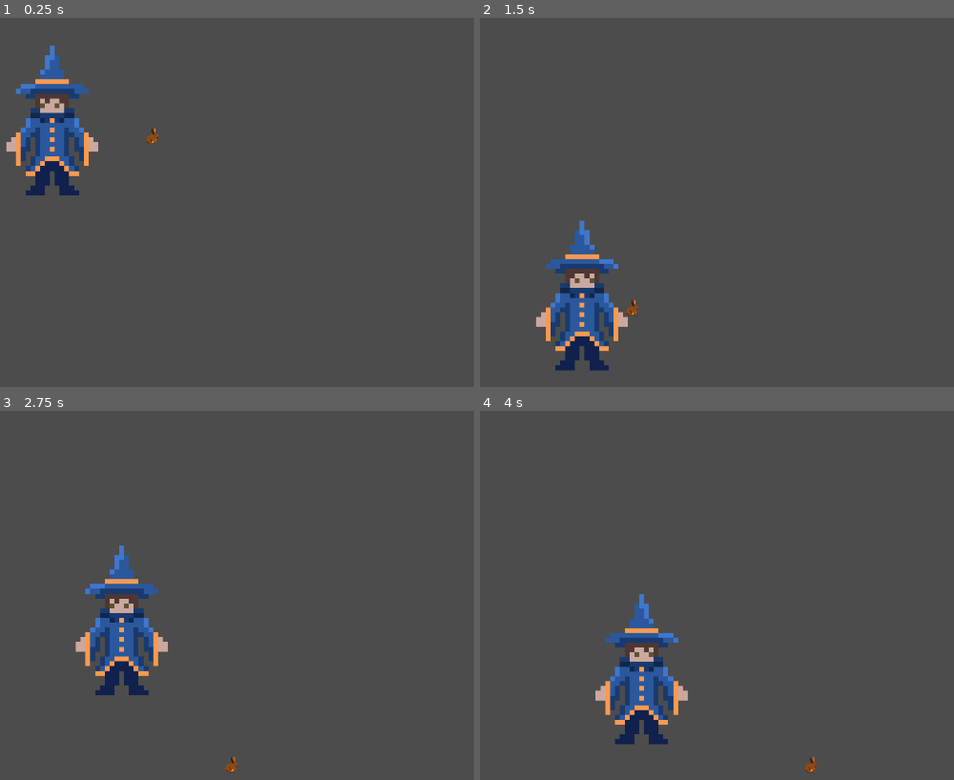
Above: before the commit, frames 1-4 (two rows, left to right).
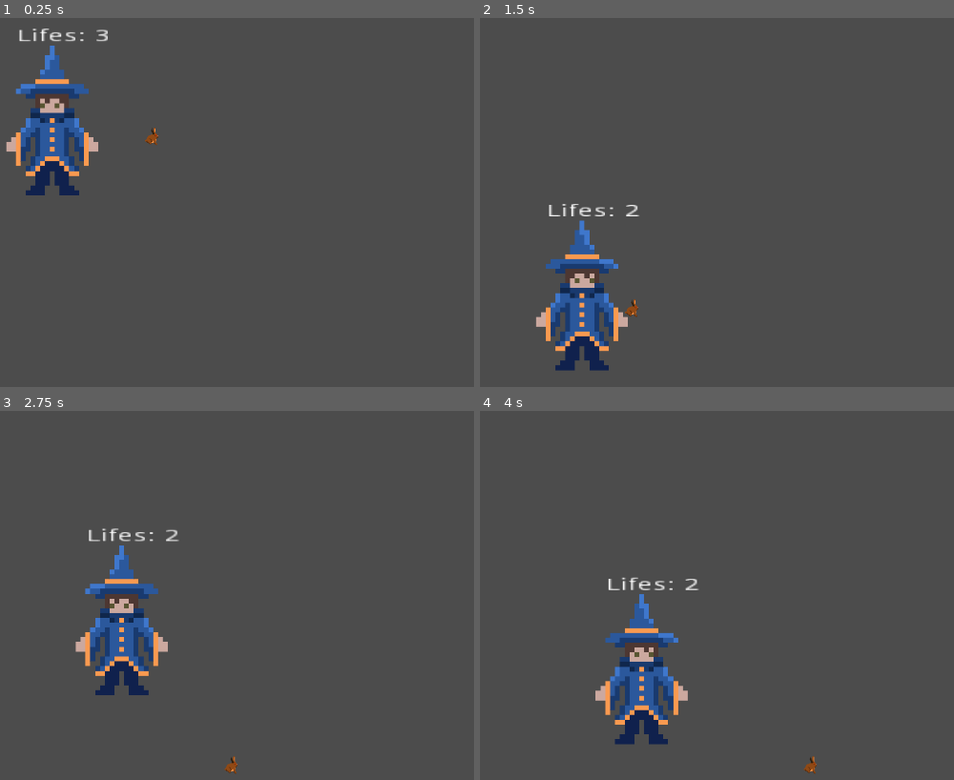
Above: after the commit, the same moments.

Repository: Schlangenbarde/ZweiteGameJam
Game: Godot game, scene res://Scene/Game/Main Scene.tscn
Two runs of this game, one before a commit and one after it. Both use one fixed random seed, a clock stepped at 60 frames per second and the inputs below.
Inputs:
- Up to frame 1 (0.25 s): no input
- Up to frame 2 (1.5 s): hold D (Right) from 0.53 s (still down); tap E (PlayerMelee) at 0.6 s; tap W (Jump) at 0.77 s; tap Space (Shoot) at 0.8, 1.35 s
- Up to frame 3 (2.75 s): tap W (Jump) at 1.52 s; tap E (PlayerMelee) at 1.55, 2.1 s; release D (Right) at 2.03 s; hold A (Left) from 2.03 s (still down); tap Space (Shoot) at 2.3 s
- Up to frame 4 (4 s): release A (Left) at 2.78 s; hold D (Right) from 2.78 s (still down); tap Space (Shoot) at 2.85, 3.8 s; tap W (Jump) at 3.02, 3.77 s; tap E (PlayerMelee) at 3.05, 3.6 s

The runs differ from the first frame. In frame 1, 0.2% of the frame differs, in the area x 4-23%, y 2-7%; in frame 2, 0.2%; in frame 3, 0.2%; in frame 4, 0.2%.

Commit message:
Some FIxes

Diff:
--- a/Scene/Enemy/Enemy.tscn
+++ b/Scene/Enemy/Enemy.tscn
@@ -78,6 +78,7 @@
 script = ExtResource( 1 )
 
 [node name="CollisionShape2D" type="CollisionShape2D" parent="."]
+visible = false
 shape = SubResource( 1 )
 
 [node name="AnimatedSprite" type="AnimatedSprite" parent="."]
@@ -89,6 +90,7 @@
 collision_mask = 32
 
 [node name="CollisionShape2D" type="CollisionShape2D" parent="HitDetection"]
+visible = false
 shape = SubResource( 3 )
 
 [node name="AnimationPlayer" type="AnimationPlayer" parent="."]
--- a/Scene/Player/Player.tscn
+++ b/Scene/Player/Player.tscn
@@ -48,6 +48,22 @@
 "values": [ true ]
 }
 
+[sub_resource type="Animation" id=8]
+resource_name = "GotDamaged"
+length = 3.0
+tracks/0/type = "value"
+tracks/0/path = NodePath("Area2D:collision_mask")
+tracks/0/interp = 1
+tracks/0/loop_wrap = true
+tracks/0/imported = false
+tracks/0/enabled = true
+tracks/0/keys = {
+"times": PoolRealArray( 0, 3 ),
+"transitions": PoolRealArray( 1, 1 ),
+"update": 1,
+"values": [ 0, 12 ]
+}
+
 [sub_resource type="Animation" id=4]
 length = 3.0
 tracks/0/type = "value"
@@ -82,7 +98,11 @@
 [sub_resource type="RectangleShape2D" id=6]
 extents = Vector2( 40.1338, 199.232 )
 
+[sub_resource type="RectangleShape2D" id=9]
+extents = Vector2( 125.555, 171.47 )
+
 [node name="Player" type="KinematicBody2D"]
+collision_layer = 0
 collision_mask = 16
 script = ExtResource( 2 )
 fireCooldown = true
@@ -95,22 +115,44 @@
 frames = SubResource( 2 )
 animation = "Idle"
 
-[node name="Weapon" parent="." instance=ExtResource( 3 )]
-position = Vector2( 132.956, 1.97046 )
-Bullet = ExtResource( 4 )
-
 [node name="AnimationPlayer" type="AnimationPlayer" parent="."]
 anims/AllowShot = SubResource( 3 )
 anims/DisableMelee = SubResource( 7 )
+anims/GotDamaged = SubResource( 8 )
 anims/LoadShot = SubResource( 4 )
 anims/PlayerMelee = SubResource( 5 )
 
 [node name="Melee" type="Area2D" parent="."]
-position = Vector2( 154.174, 7.34163 )
 collision_layer = 32
 collision_mask = 4
 
 [node name="CollisionShape2D" type="CollisionShape2D" parent="Melee"]
-position = Vector2( 3.77548, -1.88776 )
+position = Vector2( 167.565, -3.46267 )
 shape = SubResource( 6 )
 disabled = true
+
+[node name="Area2D" type="Area2D" parent="."]
+scale = Vector2( 0.995874, 1.1721 )
+collision_layer = 0
+collision_mask = 12
+
+[node name="CollisionShape2D" type="CollisionShape2D" parent="Area2D"]
+shape = SubResource( 9 )
+
+[node name="Label" type="Label" parent="."]
+margin_left = -88.7335
+margin_top = -232.294
+margin_right = -48.7335
+margin_bottom = -218.294
+rect_scale = Vector2( 5.10317, 2.95625 )
+__meta__ = {
+"_edit_use_anchors_": false
+}
+
+[node name="WeaponNode" type="Node2D" parent="."]
+
+[node name="Weapon" parent="WeaponNode" instance=ExtResource( 3 )]
+position = Vector2( 132.956, 1.97046 )
+Bullet = ExtResource( 4 )
+
+[connection signal="body_entered" from="Area2D" to="." method="_on_Area2D_body_entered"]
--- a/Skripts/Player/Player.gd
+++ b/Skripts/Player/Player.gd
@@ -2,8 +2,11 @@
 
 #Imports From Scene
 onready var AnimSprite = $AnimatedSprite
-onready var Weapon = $Weapon
+onready var Weapon = $WeaponNode/Weapon
 onready var AnimPlayer = $AnimationPlayer
+onready var LifeUI = $Label
+onready var MeleeBox = $Melee
+onready var WeaponNode = $WeaponNode
 
 #PlayerStats
 var speed = 10
@@ -21,9 +24,12 @@
 var UpVector = Vector2(0, -1)
 
 func _ready():
+	LifeUI.text = "Lifes: " + str(PlayerLifes)
+	randomize()
 	fireCooldown = true
 
 func _physics_process(delta):
+	CheckLifes()
 	MovementLeftandRight()
 	PlayerGravity(delta)
 	PlayerShoot()
@@ -33,14 +39,19 @@
 	#move_and_slide(currentSpeed, UpVector)
 
 
+
 func MovementLeftandRight():
 	if Input.is_action_pressed("Left"):
 		currentSpeed.x += -1 * speed
 		AnimSprite.flip_h = false
+		MeleeBox.scale.x = -1
+		WeaponNode.scale.x = -1
 
 	if Input.is_action_pressed("Right"):
 		currentSpeed.x += 1 * speed
 		AnimSprite.flip_h = true
+		MeleeBox.scale.x = 1
+		WeaponNode.scale.x = 1
 
 	PlayerSpeedControll()
 
@@ -72,15 +83,14 @@
 		AnimPlayer.stop(true)
 		fireCooldown = false
 		AnimPlayer.play("AllowShot")
-		for i in range(0,5):
-			Weapon.shoot(xSpeed, rand_range(yValue, yValue * -1), 90)
+		Weapon.shoot(xSpeed, rand_range(yValue, yValue * -1), 90)
 
 	if Input.is_action_just_pressed("PlayerMelee") and fireCooldown and !Input.is_action_pressed("Right") and !Input.is_action_pressed("Left") and is_on_floor():
 		AnimPlayer.play("PlayerMelee")
+
 	if Input.is_action_just_released("PlayerMelee") and AnimPlayer.is_playing():
 		AnimPlayer.stop(true)
 		AnimPlayer.play(("DisableMelee"))
-		print("BREAK")
 
 func AnimationController():
 	if abs(currentSpeed.x) > 0.1:
@@ -88,3 +98,15 @@
 		#AnimSprite.play("Run")
 	else:
 		AnimSprite.play("Idle")
+
+func GetDamage(i):
+	PlayerLifes -= i
+	LifeUI.text = "Lifes: " + str(PlayerLifes)
+
+func CheckLifes():
+	if PlayerLifes == 0:
+		queue_free()
+
+func _on_Area2D_body_entered(body):
+	AnimPlayer.play("GotDamaged")
+	GetDamage(1)
Not shown: 1 places in Scene/Player/Player.tscn that only renumber resources
